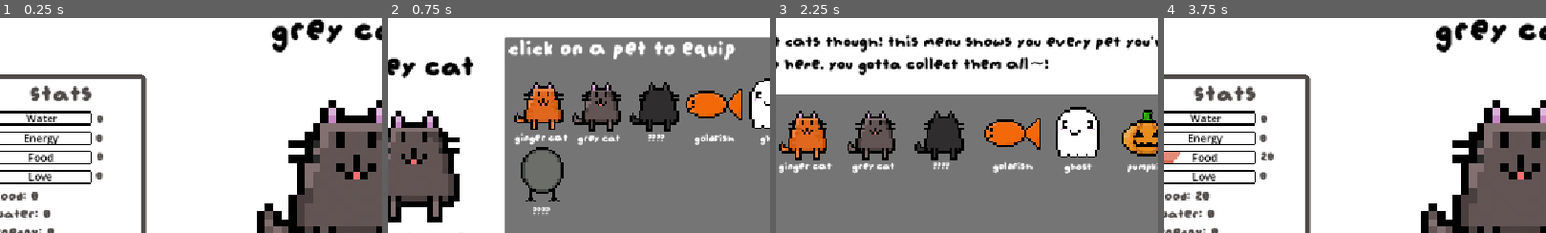
Above: before the commit, frames 1-4 (left to right).
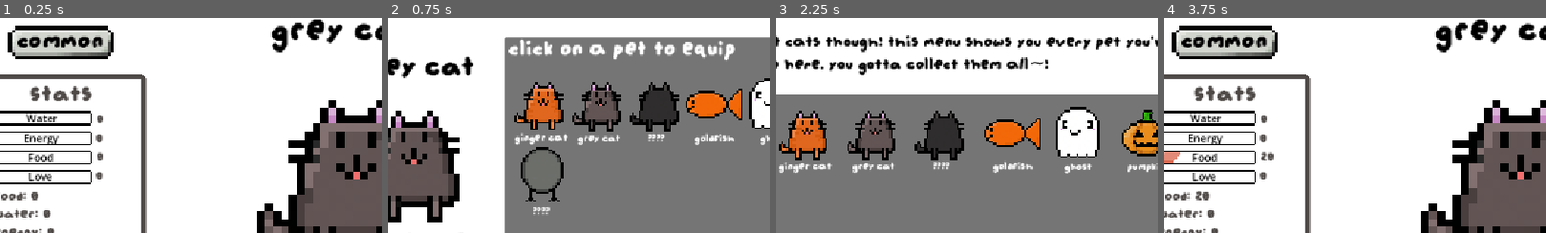
Above: after the commit, the same moments.

Repository: smallzdev/Tomagotchi-game
Game: Godot game, scene res://scenes/menus/main_game_scene.tscn
Same seed, same stepped clock (60 frames per second), same inputs: the game is played once before the commit and once after it. This scene is started directly instead of the project's main scene.
Inputs (mouse positions are % of the whole screen's width and height, from its top left):
- Up to frame 1 (0.25 s): no input
- Up to frame 2 (0.75 s): click (91, 14) at 0.5 s
- Up to frame 3 (2.25 s): click "Back" at 1.25 s; click (91, 35) at 2 s
- Up to frame 4 (3.75 s): click "Back" at 2.75 s; click "food" at 3.5 s
The pictures show only the part of the screen within x 8-58%, y 15-65%; the shares and areas given below are measured in that part.

The runs differ from the first frame. In frame 1, 3.9% of the frame differs, in the area x 2-30%, y 3-20%; in frame 2, nothing differs; in frame 3, nothing differs; in frame 4, 3.9%.

Commit message:
Rarity labels
did some messing around with it, but it finally works yay

Diff:
--- a/scenes/menus/main_game_scene.tscn
+++ b/scenes/menus/main_game_scene.tscn
@@ -21,6 +21,8 @@
 [ext_resource type="Texture2D" uid="uid://bss1sxgy0cdx1" path="res://Resources/InUse/TamagotchiCustomAssets/pets/goldfish.png" id="11_06yng"]
 [ext_resource type="Texture2D" uid="uid://dfer5a36n2qsn" path="res://Resources/InUse/TamagotchiCustomAssets/pets/pumpin.png" id="13_36xus"]
 [ext_resource type="Texture2D" uid="uid://bwnu12weboyh4" path="res://Resources/InUse/TamagotchiCustomAssets/pets/penguin.png" id="15_krc6o"]
+[ext_resource type="Texture2D" uid="uid://ctjk7wurvnlqb" path="res://Resources/InUse/TamagotchiCustomAssets/colouredtitles.png" id="22_51xs6"]
+[ext_resource type="Script" uid="uid://vkw0s1vjtplq" path="res://scenes/menus/rarity.gd" id="23_ahvjs"]
 
 [sub_resource type="CanvasTexture" id="CanvasTexture_sy1ir"]
 specular_color = Color(0.95686275, 0.95686275, 0.95686275, 1)
@@ -619,6 +621,35 @@
 "speed": 5.0
 }]
 
+[sub_resource type="AtlasTexture" id="AtlasTexture_xjon0"]
+atlas = ExtResource("22_51xs6")
+region = Rect2(0, 0, 32, 32)
+
+[sub_resource type="AtlasTexture" id="AtlasTexture_e5wa7"]
+atlas = ExtResource("22_51xs6")
+region = Rect2(32, 0, 32, 32)
+
+[sub_resource type="AtlasTexture" id="AtlasTexture_bbe4b"]
+atlas = ExtResource("22_51xs6")
+region = Rect2(0, 32, 32, 32)
+
+[sub_resource type="SpriteFrames" id="SpriteFrames_j3pc0"]
+animations = [{
+"frames": [{
+"duration": 1.0,
+"texture": SubResource("AtlasTexture_xjon0")
+}, {
+"duration": 1.0,
+"texture": SubResource("AtlasTexture_e5wa7")
+}, {
+"duration": 1.0,
+"texture": SubResource("AtlasTexture_bbe4b")
+}],
+"loop": 1,
+"name": &"default",
+"speed": 5.0
+}]
+
 [node name="Node2D" type="Node2D" unique_id=111207536]
 
 [node name="backgroundGradient" type="TextureRect" parent="." unique_id=732252075]
@@ -908,5 +939,24 @@
 wait_time = 5.0
 autostart = true
 
+[node name="RarityBackground" type="AnimatedSprite2D" parent="." unique_id=82668997]
+texture_filter = 1
+position = Vector2(186, 155)
+scale = Vector2(5, 5)
+sprite_frames = SubResource("SpriteFrames_j3pc0")
+script = ExtResource("23_ahvjs")
+
+[node name="RarityLabel" type="Label" parent="." unique_id=1781882753]
+offset_left = 106.0
+offset_top = 114.0
+offset_right = 266.0
+offset_bottom = 154.0
+theme_override_colors/font_color = Color(0, 0, 0, 1)
+theme_override_fonts/font = ExtResource("4_ymjn7")
+theme_override_font_sizes/font_size = 42
+text = "Common"
+horizontal_alignment = 1
+vertical_alignment = 1
+
 [connection signal="input_event" from="Area2D" to="Area2D" method="petting_love"]
 [connection signal="timeout" from="Timer" to="petsButton" method="_on_5s_timer_timeout"]
--- /dev/null
+++ b/scenes/menus/rarity.gd
@@ -0,0 +1,29 @@
+extends AnimatedSprite2D
+
+
+# Called when the node enters the scene tree for the first time.
+func _ready() -> void:
+	rarityUpdate()
+
+# Label
+@onready var rarityLabel = $"../RarityLabel"
+# Background cool title thing
+@onready var rarityBackground = $"."
+
+# Updates the appearance of the rarity thing
+func rarityUpdate():
+	if Global.pet in [1, 2, 3, 4, 6]:
+		rarityLabel.text = "Common"
+		rarityBackground.frame = 0
+	elif Global.pet in [5, 7]:
+		rarityLabel.text = "Legendary"
+		rarityLabel.add_theme_font_size_override("font_size", 34)
+		rarityBackground.frame = 2
+
+
+# for reference:
+	# "common": [
+		#"Ginger Cat",
+	#	"Goldfish",
+		#"Grey Cat",
+		#"Pumpkin"
--- a/scripts/main_game_buttons.gd
+++ b/scripts/main_game_buttons.gd
@@ -207,8 +207,12 @@
 
 
 func _on_5s_timer_timeout() -> void:
-	Global.water -= 5
-	Global.food -= 5
-	Global.love -=5
-	Global.energy -=5
-	statUpdate()
+	if Global.water > 0:
+		Global.water -= 5
+	if Global.food > 0:
+		Global.food -= 5
+	if Global.love > 0:
+		Global.love -=5
+	if Global.love > 0:
+		Global.energy -=5
+	statUpdate()
Not shown, added: scenes/menus/rarity.gd.uid
